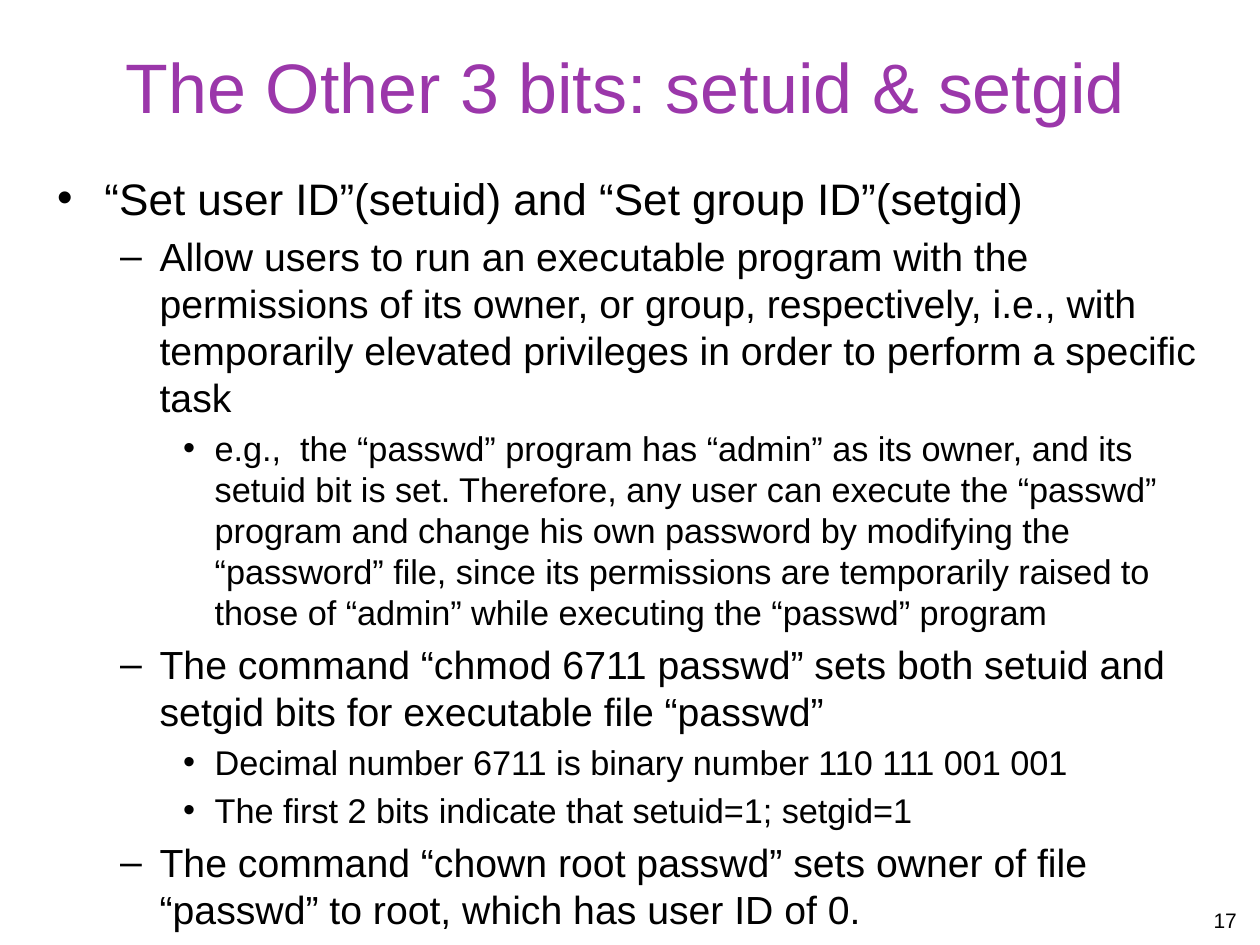
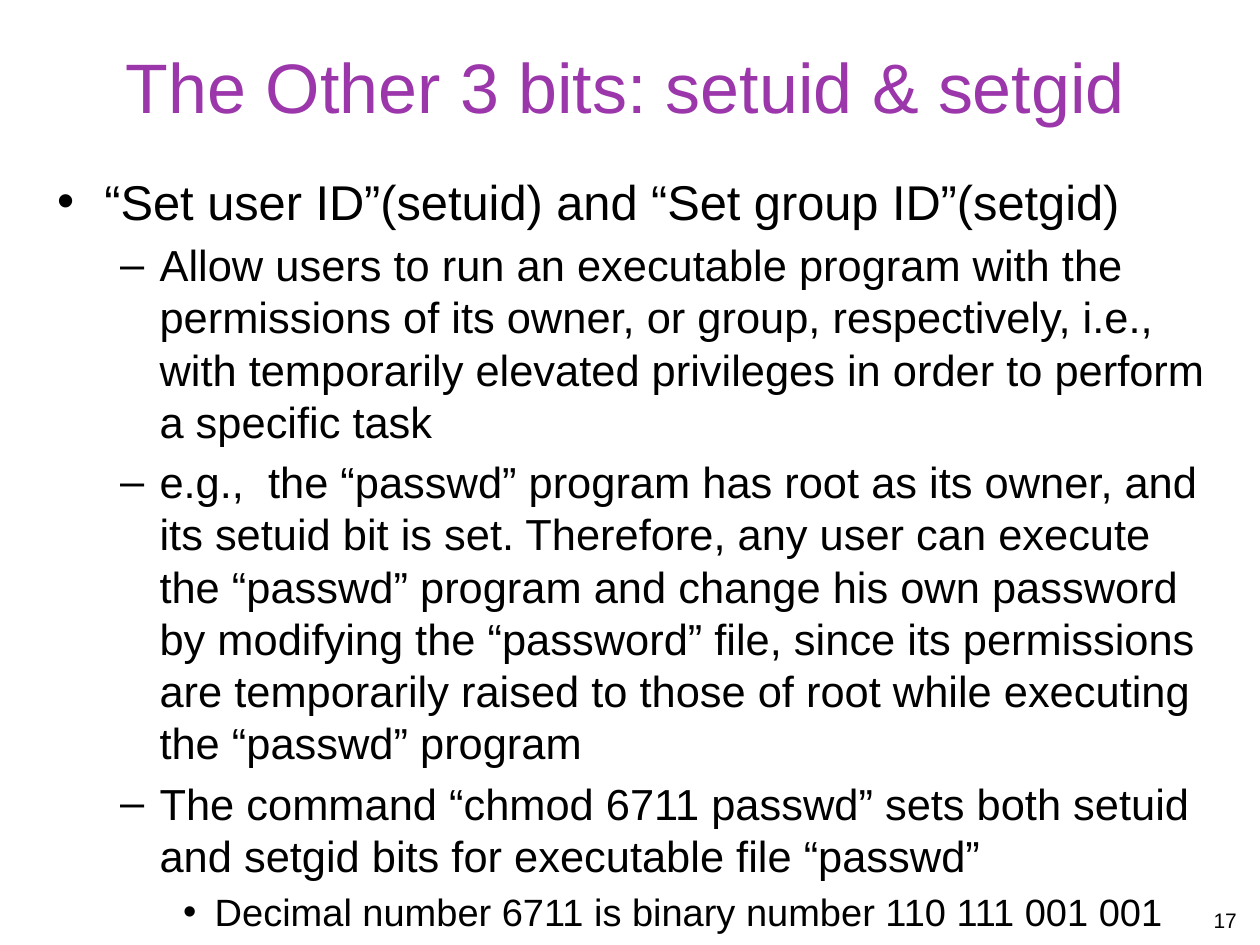
Before and after one commit to gulaoshi/gu.github.io, a slide deck: slide 17 of InfoSec/PPTs/L4-CH04-Access Control.pptx. Drawn at 1260x945 pixels with LibreOffice and Linux fonts; fonts in the diff are those of the drawing. Boxes give left, top, right and bottom in pixels: in the first picture for what was removed or moved away, otherwise in the second. Text is boxed around its words. In the diff, an @@ line names an element or a change of style, - is before the commit and + after.

```diff
--- a/InfoSec/PPTs/L4-CH04-Access Control.pptx
+++ b/InfoSec/PPTs/L4-CH04-Access Control.pptx
@@ text at (104,184,1205,933): size 25.2 to 27.9 pt in "“Set user ID”(setuid) and “Set group ID”(setgid)", "The 3rd bit is Sticky Bit (omitted)"; size 22.4 to 24.8 pt in "Allow users to run an executable program ...", "The command “chmod 6711 passwd” sets both ..."; size 19.6 to 21.7 pt in "Decimal number 6711 is binary number 110 ...", "The first 2 bits indicate that setuid=1; ..." @@
@@ text at (160,466,1197,767): text changed; size 19.6 to 24.8 pt @@
-    • e.g., the “passwd” program has “admin” as its owner, and its setuid bit is set. Therefore, any user can execute the “passwd” program and change his own password by modifying the “password” file, since its permissions are temporarily raised to those of “admin” while executing the “passwd” program
+  – e.g., the “passwd” program has root as its owner, and its setuid bit is set. Therefore, any user can execute the “passwd” program and change his own password by modifying the “password” file, since its permissions are temporarily raised to those of root while executing the “passwd” program
@@ text at (160,848,1087,932): paragraph removed @@
-  – The command “chown root passwd” sets owner of file “passwd” to root, which has user ID of 0.
```
Also in this commit, not shown: 1 other slide changed, 1 other file.
